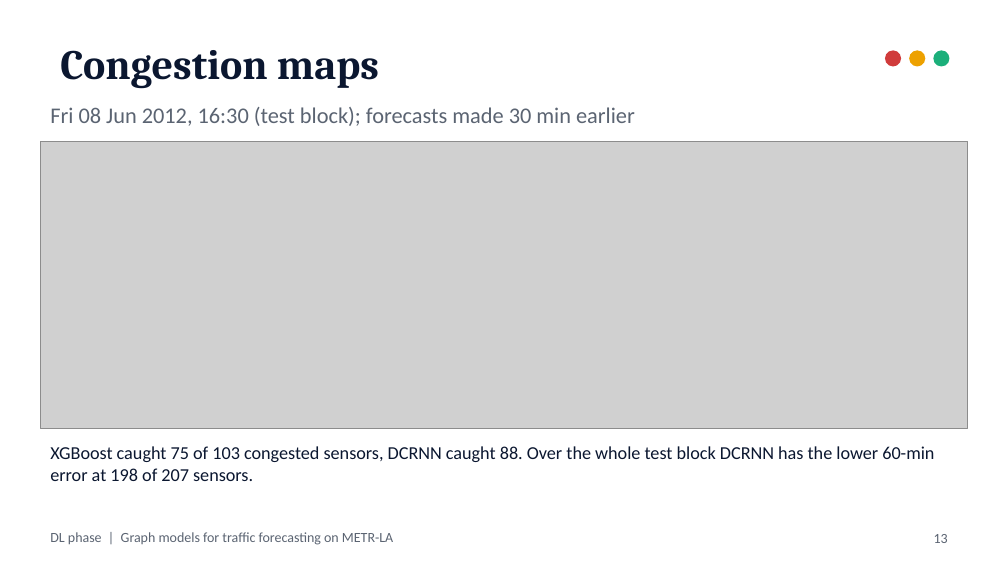
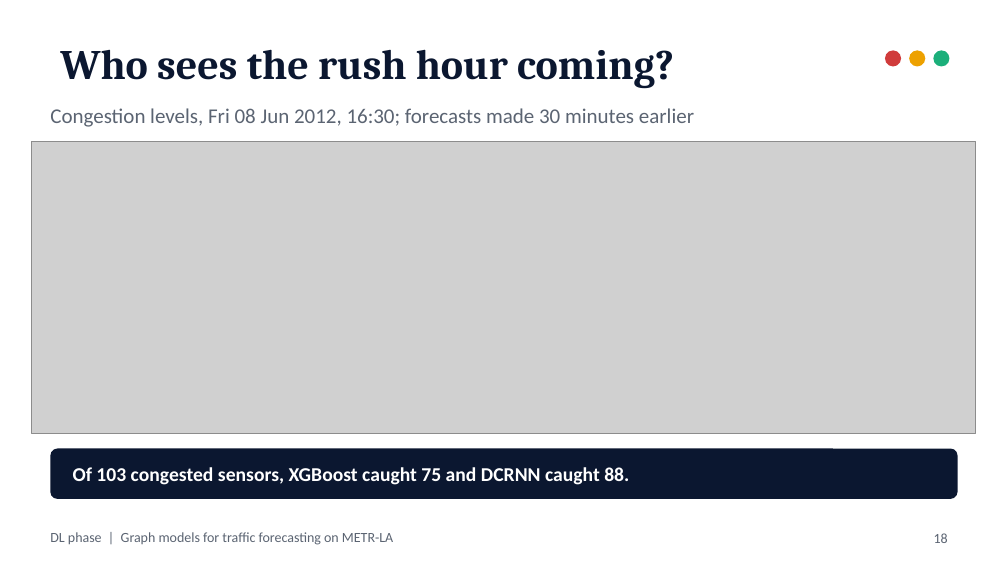
Before and after one commit to ManasSaxena14/MetroFlow_MachineAndDeepLearning, a slide deck: slide 18 of docs/presentation/DL_Graph_Models.pptx (slide 13 before the commit). Drawn at 1008x567 pixels with LibreOffice and Linux fonts; fonts in the diff are those of the drawing; grey boxes stand for pictures. Boxes give left, top, right and bottom in pixels: in the first picture for what was removed or moved away, otherwise in the second. Text is boxed around its words. In the diff, an @@ line names an element or a change of style, - is before the commit and + after.

```diff
--- a/docs/presentation/DL_Graph_Models.pptx
+++ b/docs/presentation/DL_Graph_Models.pptx
@@ title at (x1=60, y1=49, x2=674, y2=89): text changed @@
-Congestion maps
+Who sees the rush hour coming?
@@ text at (x1=50, y1=108, x2=694, y2=127): text changed; size 16 to 15 pt @@
-Fri 08 Jun 2012, 16:30 (test block); forecasts made 30 min earlier
+Congestion levels, Fri 08 Jun 2012, 16:30; forecasts made 30 minutes earlier
@@ picture resized from (x1=40, y1=141, x2=968, y2=428) to (x1=32, y1=141, x2=977, y2=433) @@
@@ rounded rectangle added at (x1=50, y1=449, x2=958, y2=499), fill #0B1730 @@
@@ text "Of 103 congested sensors, XGBoost ..." at (x1=73, y1=467, x2=629, y2=485): vertical alignment top to middle @@
@@ text at (x1=73, y1=467, x2=629, y2=485): text changed; size 13 to 14 pt; text colour #0B1730 to #FFFFFF; bold on @@
-XGBoost caught 75 of 103 congested sensors, DCRNN caught 88. Over the whole test block DCRNN has the lower 60-min error at 198 of 207 sensors.
+Of 103 congested sensors, XGBoost caught 75 and DCRNN caught 88.
@@ page number at (x1=934, y1=533, x2=948, y2=543): text changed @@
-13
+18
```
Also in this commit, not shown: 10 other slides changed, 14 slides added, 5 slides removed, 21 other files.
